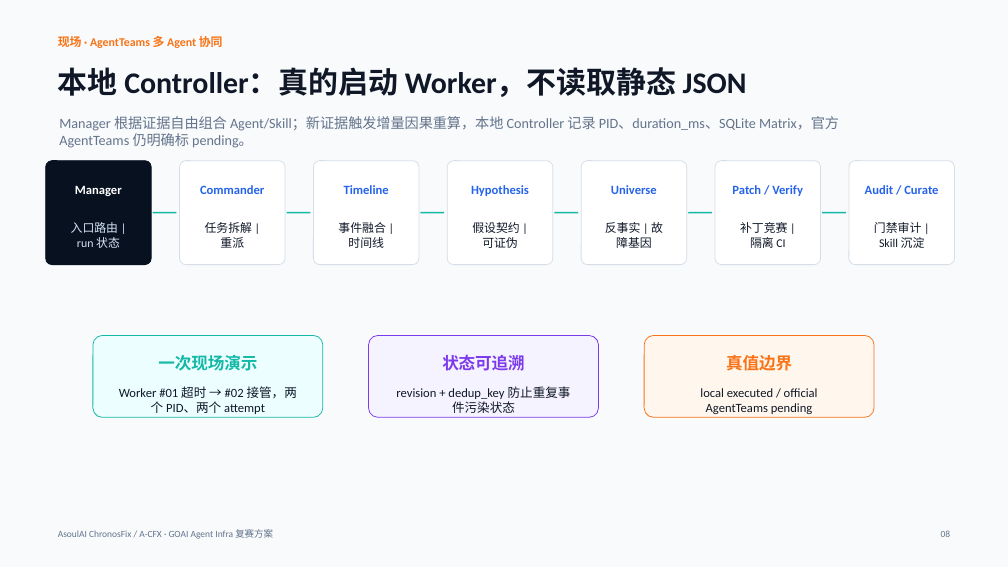
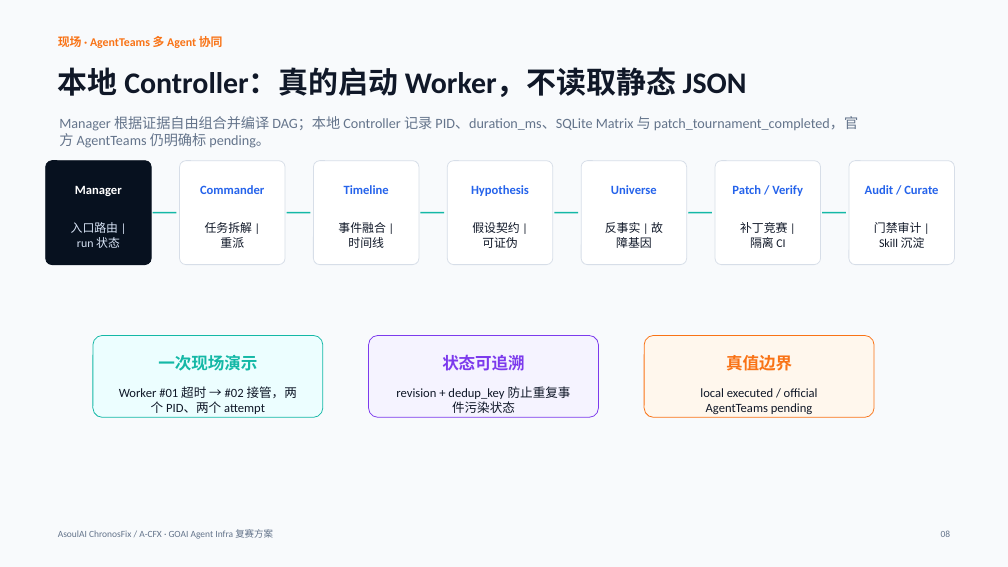
Before and after one commit to ASOUL-Official/asoulai-chronosfix, a slide deck: slide 3 of submission/ChronosFix_90秒答辩版.pptx. Drawn at 1008x567 pixels with LibreOffice and Linux fonts; fonts in the diff are those of the drawing. Boxes give left, top, right and bottom in pixels: in the first picture for what was removed or moved away, otherwise in the second. Text is boxed around its words. In the diff, an @@ line names an element or a change of style, - is before the commit and + after.

```diff
--- a/submission/ChronosFix_90秒答辩版.pptx
+++ b/submission/ChronosFix_90秒答辩版.pptx
@@ text at box(59, 116, 858, 146): text changed @@
-Manager 根据证据自由组合 Agent/Skill；新证据触发增量因果重算，本地 Controller 记录 PID、duration_ms、SQLite Matrix，官方 AgentTeams 仍明确标 pending。
+Manager 根据证据自由组合并编译 DAG；本地 Controller 记录 PID、duration_ms、SQLite Matrix 与 patch_tournament_completed，官方 AgentTeams 仍明确标 pending。
```
Also in this commit, not shown: 4 other slides changed, 21 other files.
